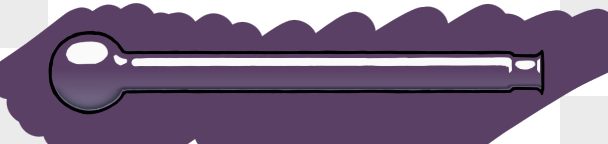
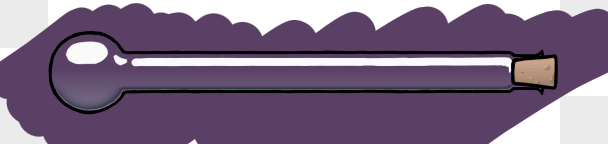
Layers edited between the first and the second 608px x 144px image:
added layer "Cork Outline" above "Cork color" over [left=510, top=54, right=558, bottom=90]
added layer "Cork color" above "Glass Shimmer" over [left=510, top=54, right=558, bottom=90]
